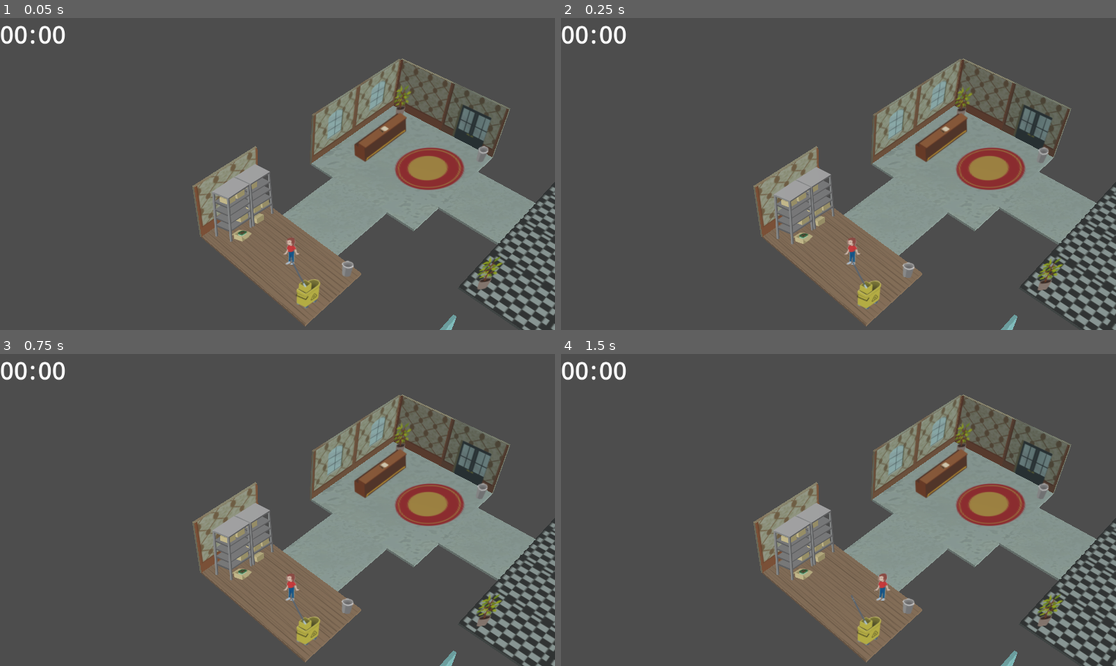
Above: before the commit, frames 1-4 (two rows, left to right).
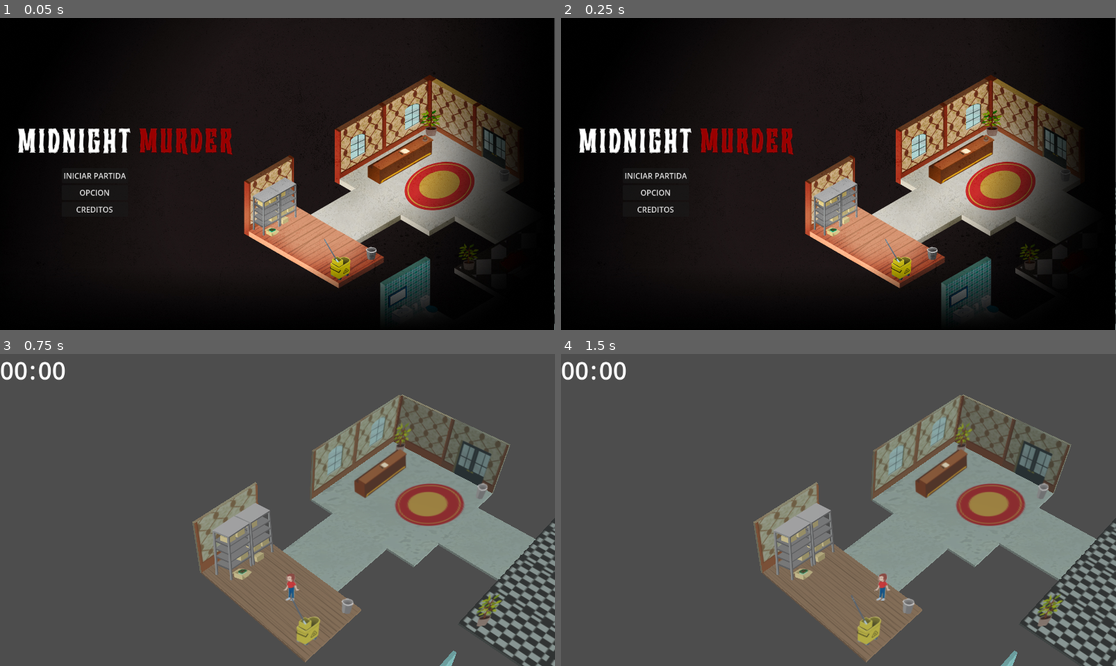
Above: after the commit, the same moments.

Repository: brandonamv/Murder_GameJam
Game: Godot game, scene res://main.tscn
Same seed, same stepped clock (60 frames per second), same inputs: the game is played once before the commit and once after it.
Inputs (mouse positions are in pixels of both pictures, inside the frame that each line leads up to):
- Up to frame 1 (0.05 s): no input
- Up to frame 2 (0.25 s): no input
- Up to frame 3 (0.75 s): click (94, 513) at 0.5 s, where only the run after the commit has a clickable "INICIAR PARTIDA"
- Up to frame 4 (1.5 s): tap Enter at 1.25 s; hold D from 1.28 s (still down); tap I (Close Open invetario) at 1.35 s

The runs differ from the first frame. In frame 1, 99% of the frame differs, in the area x 0-100%, y 0-100%; in frame 2, 99%; in frame 3, nothing differs; in frame 4, nothing differs.

Commit message:
update main menu

Diff:
--- /dev/null
+++ b/Main Menu/Menu.gd
@@ -0,0 +1,16 @@
+extends Control
+
+
+# Called when the node enters the scene tree for the first time.
+func _ready():
+	pass # Replace with function body.
+
+
+# Called every frame. 'delta' is the elapsed time since the previous frame.
+func _process(delta):
+	pass
+
+
+func _on_button_pressed():
+	$".".visible=false
+	pass # Replace with function body.
--- a/Main Menu/Menu.tscn
+++ b/Main Menu/Menu.tscn
@@ -1,6 +1,7 @@
-[gd_scene load_steps=8 format=3 uid="uid://cx66gqjbp0awm"]
+[gd_scene load_steps=9 format=3 uid="uid://cx66gqjbp0awm"]
 
 [ext_resource type="Texture2D" uid="uid://cjkuwegpvukns" path="res://Main Menu/background.jpg" id="1_d2a4x"]
+[ext_resource type="Script" path="res://Main Menu/Menu.gd" id="1_yuuif"]
 [ext_resource type="Texture2D" uid="uid://bkd5blcy0xgty" path="res://Main Menu/Logo.png" id="2_itfc2"]
 [ext_resource type="Texture2D" uid="uid://ch5jqpng03fff" path="res://Main Menu/presset.png" id="3_wkgw6"]
 [ext_resource type="AudioStream" uid="uid://bp701d281jdd1" path="res://Main Menu/Main Menu Theme.mp3" id="4_uhp3g"]
@@ -21,6 +22,7 @@
 anchor_bottom = 1.0
 grow_horizontal = 2
 grow_vertical = 2
+script = ExtResource("1_yuuif")
 
 [node name="Background" type="Sprite2D" parent="."]
 position = Vector2(575, 324.5)
@@ -60,3 +62,5 @@
 [node name="AudioStreamPlayer" type="AudioStreamPlayer" parent="."]
 stream = ExtResource("4_uhp3g")
 autoplay = true
+
+[connection signal="pressed" from="Container/VBoxContainer/Button" to="." method="_on_button_pressed"]
--- a/main.tscn
+++ b/main.tscn
@@ -21,6 +21,7 @@
 [ext_resource type="Texture2D" uid="uid://cdm0mwbxlihgq" path="res://assets/Tile Assets/Cubo de limpieza.png" id="18_xymtn"]
 [ext_resource type="Texture2D" uid="uid://l04o04821bb3" path="res://assets/Tile Assets/Tacho Vacio.png" id="19_e2qt6"]
 [ext_resource type="Texture2D" uid="uid://tuo6b55p0lpl" path="res://assets/Tile Assets/Carpet.png" id="20_qltgk"]
+[ext_resource type="PackedScene" uid="uid://cx66gqjbp0awm" path="res://Main Menu/Menu.tscn" id="22_ikn6n"]
 
 [sub_resource type="Environment" id="Environment_hg0hl"]
 tonemap_white = 9.25
@@ -824,4 +825,6 @@
 transform = Transform3D(1, 0, 0, 0, 1, 0, 0, 0, 1, 0, 0, -0.421759)
 shape = SubResource("BoxShape3D_3kw18")
 
+[node name="Menu" parent="." instance=ExtResource("22_ikn6n")]
+
 [connection signal="timeout" from="Control/Clock/Timer" to="Control/Clock" method="_on_timer_timeout"]
Not shown, changed: export_presets.cfg
Not shown: 1 places in main.tscn that only renumber resources
